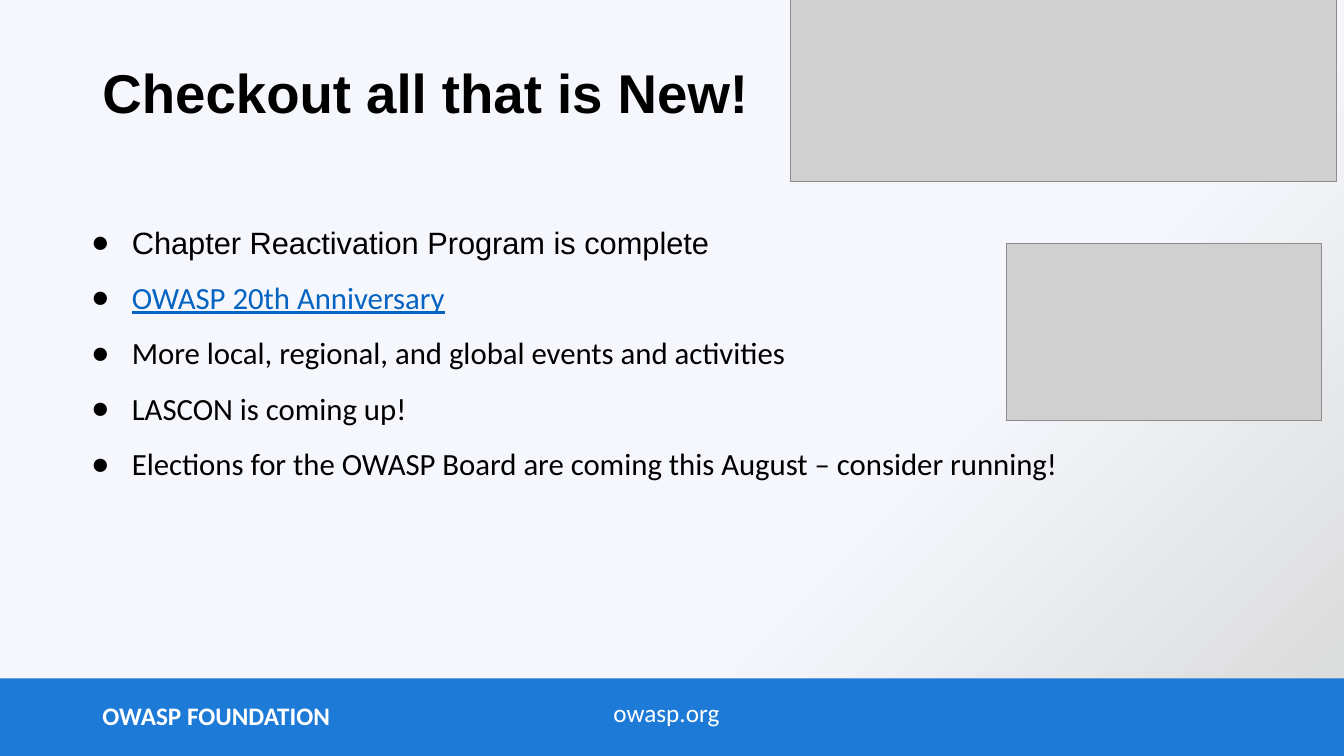
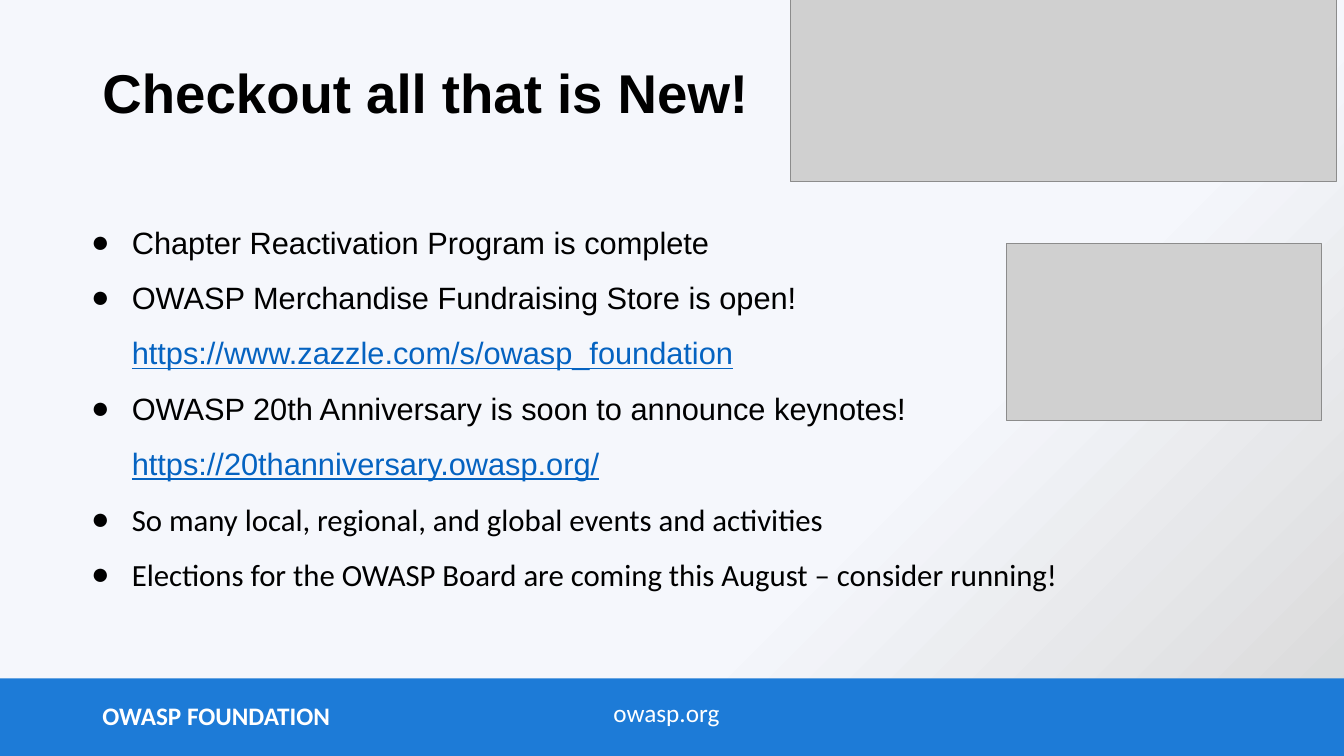
Before and after one commit to OWASP/www-committee-chapter, a slide deck: slide 2 of resources/presentations/owasp-chapter-intro-2021-may.pptx. Drawn at 1344x756 pixels with LibreOffice and Linux fonts; fonts in the diff are those of the drawing; grey boxes stand for pictures. Boxes give left, top, right and bottom in pixels: in the first picture for what was removed or moved away, otherwise in the second. Text is boxed around its words. In the diff, an @@ line names an element or a change of style, - is before the commit and + after.

Commit message:
Update to include merchandise

```diff
--- a/resources/presentations/owasp-chapter-intro-2021-may.pptx
+++ b/resources/presentations/owasp-chapter-intro-2021-may.pptx
@@ text at (132, 286, 906, 537): text changed; font Calibri to Arial @@
-● OWASP 20th Anniversary
-● More local, regional, and global events and activities
-● LASCON is coming up!
+● OWASP Merchandise Fundraising Store is open!
+  https://www.zazzle.com/s/owasp_foundation
+● OWASP 20th Anniversary is soon to announce keynotes!
+  https://20thanniversary.owasp.org/
+● So many local, regional, and global events and activities
```
